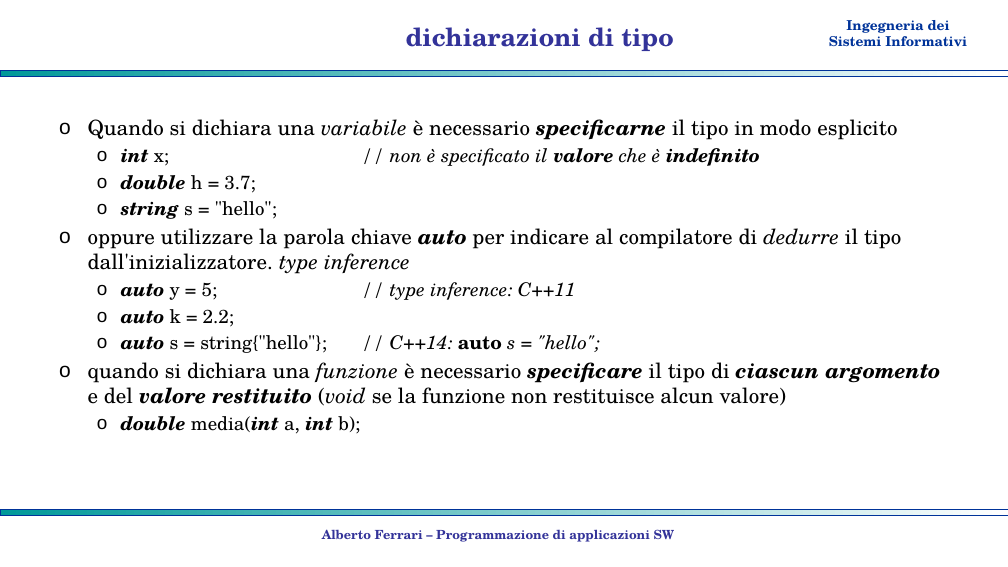
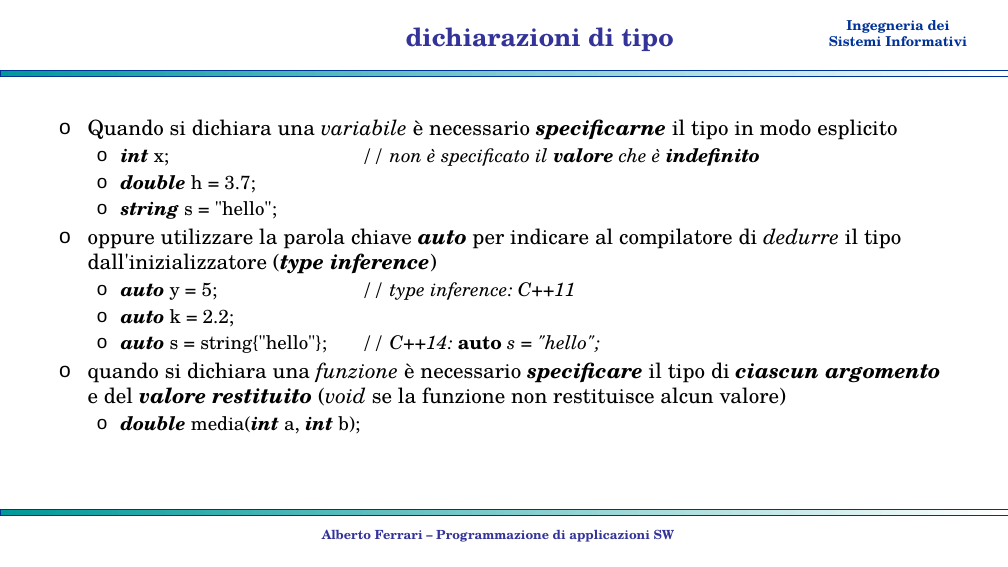
Before and after one commit to albertoferrari/pasw, a slide deck: slide 7 of lezioni/PASW03a - C++ tipi di dato.pptx. Drawn at 1008x567 pixels with LibreOffice and Linux fonts; fonts in the diff are those of the drawing; background and template pictures are left out. Boxes give left, top, right and bottom in pixels: in the first picture for what was removed or moved away, otherwise in the second. Text is boxed around its words. In the diff, an @@ line names an element or a change of style, - is before the commit and + after.

```diff
--- a/lezioni/PASW03a - C++ tipi di dato.pptx
+++ b/lezioni/PASW03a - C++ tipi di dato.pptx
@@ text at (88,228,901,274): text changed @@
-o oppure utilizzare la parola chiave auto per indicare al compilatore di dedurre il tipo dall'inizializzatore. type inference
+o oppure utilizzare la parola chiave auto per indicare al compilatore di dedurre il tipo dall'inizializzatore (type inference)
```
Also in this commit, not shown: 9 other slides changed, 4 slides added, 3 other files.
